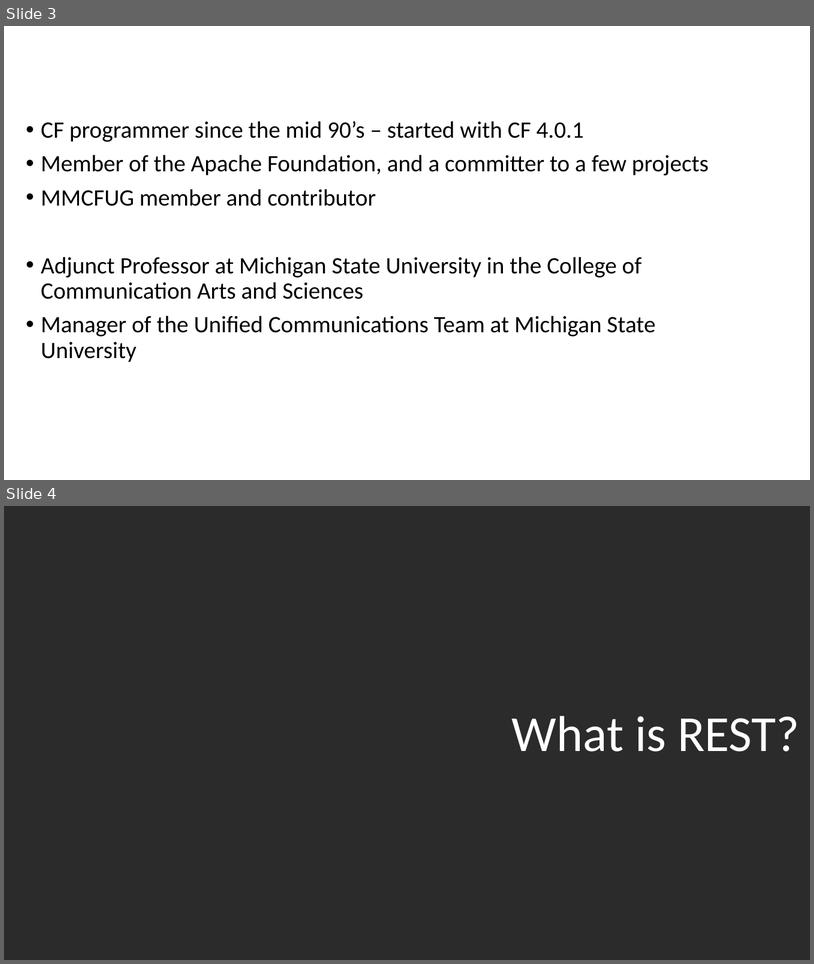
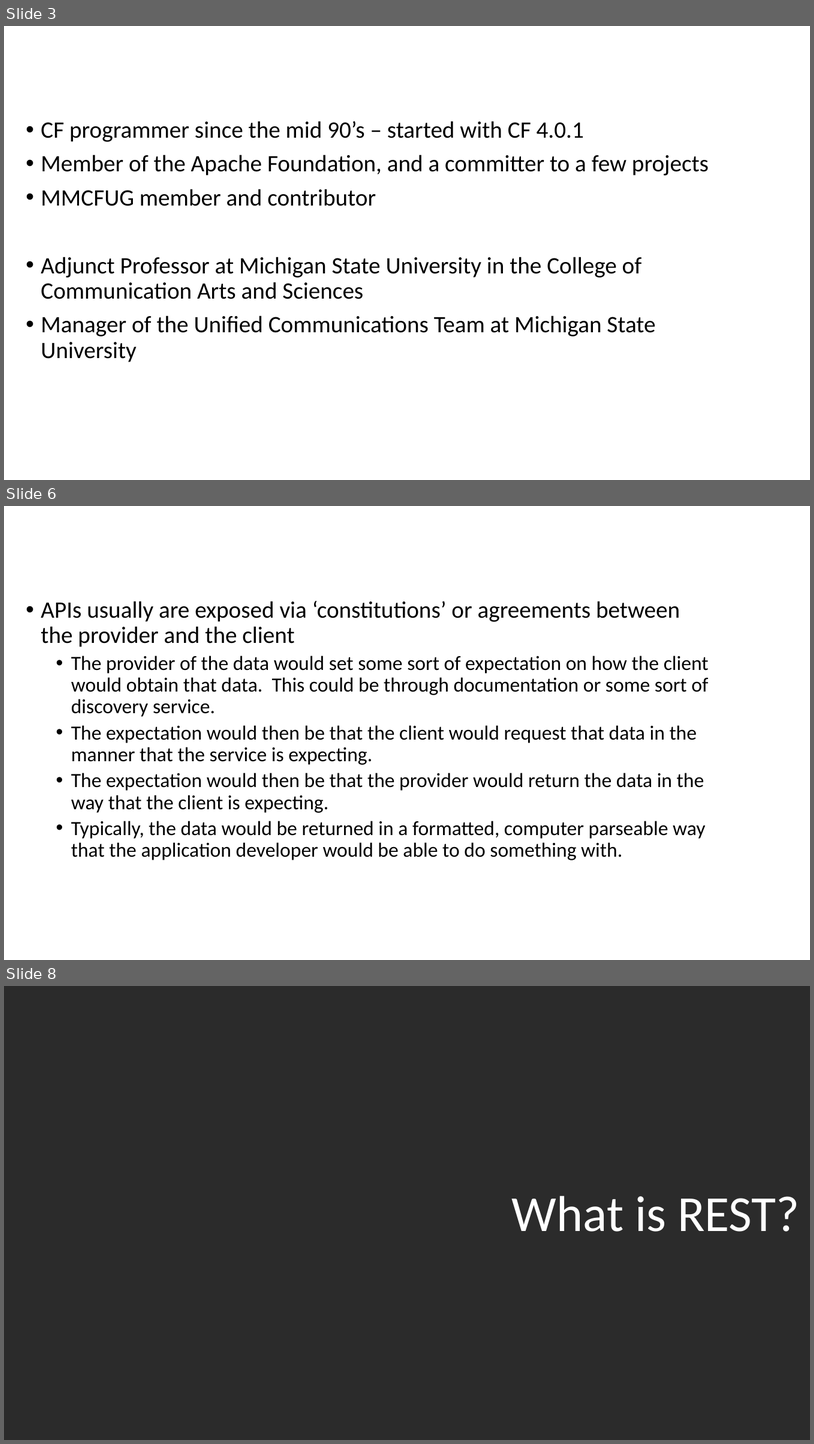
Before and after one commit to quetwo/hawaii-apis, a slide deck: HawaiiCFUG - APIs.pptx. Shown one above the other, each under a label of ours: slides 3 and 4 before the commit, slides 3, 6 and 8 after it; the slides between them are not shown. The pictures are 814x964 and 814x1444 pixels, drawn with LibreOffice and Linux fonts; fonts in the diff are those of the drawing; background and template pictures are left out; a plain dark background stands for a picture behind light text. Boxes give left, top, right and bottom in pixels: in the first picture for what was removed or moved away, otherwise in the second. Text is boxed around its words. In the diff, an @@ line names an element or a change of style, - is before the commit and + after.

```diff
--- a/HawaiiCFUG - APIs.pptx
+++ b/HawaiiCFUG - APIs.pptx
@@ slide 6 added at (x1=4, y1=506, x2=810, y2=960), background picture (left out) @@
@@ title added at (x1=4, y1=506, x2=719, y2=570), 44 pt, text #FFFFFF @@
+APIs
@@ text added at (x1=41, y1=601, x2=709, y2=860), 24 pt, text #000000 @@
+• APIs usually are exposed via ‘constitutions’ or agreements between the provider and the client
+  • The provider of the data would set some sort of expectation on how the client would obtain that data. This could be through documentation or some sort of discovery service.
+  • The expectation would then be that the client would request that data in the manner that the service is expecting.
+  • The expectation would then be that the provider would return the data in the way that the client is expecting.
+  • Typically, the data would be returned in a formatted, computer parseable way that the application developer would be able to do something with.
@@ what was slide 4 is now slide 8 @@
```
Also in this commit, not shown: 3 other slides added, 5 other files.
